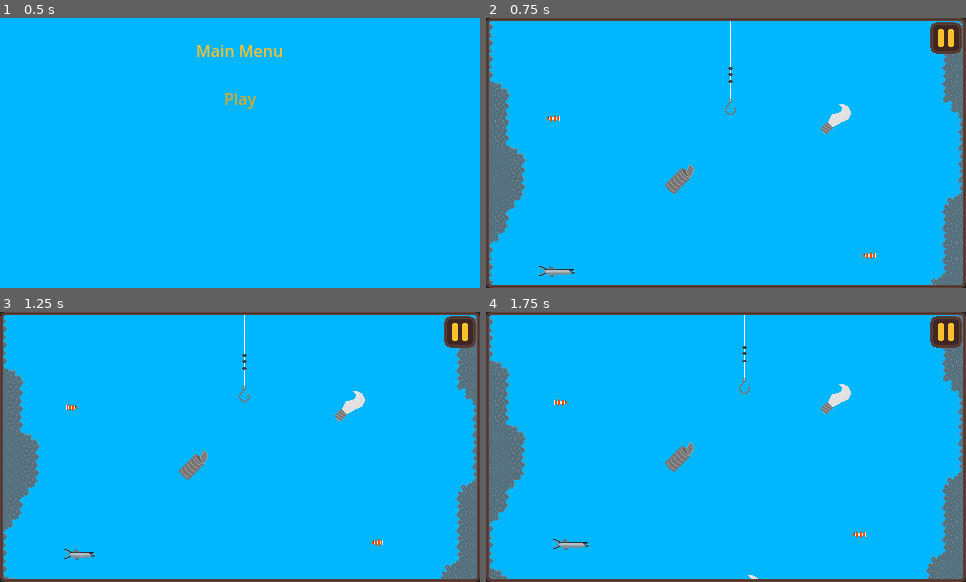
Above: before the commit, frames 1-4 (two rows, left to right).
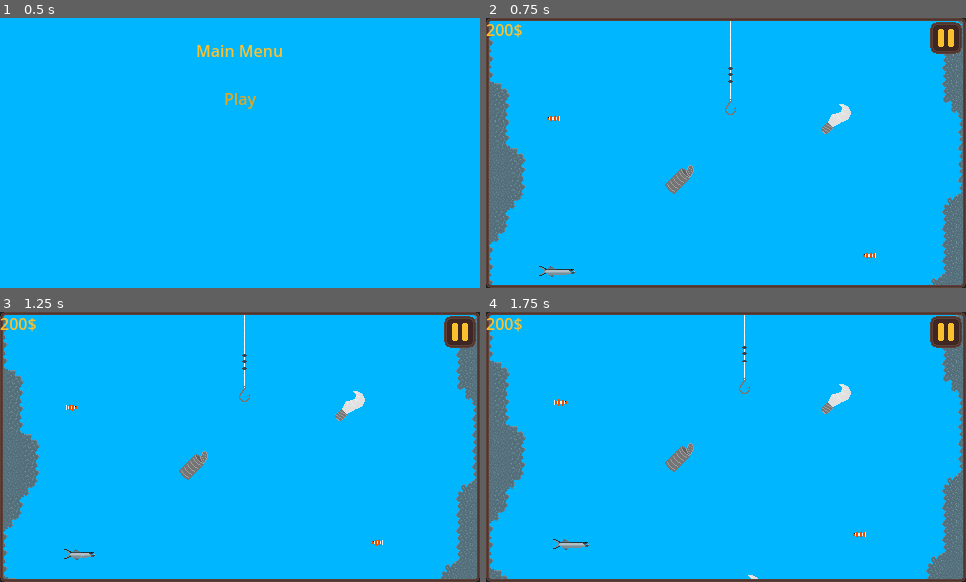
Above: after the commit, the same moments.

Repository: RaddiZeCat/HookLineAndSinkerGodot
Game: Godot game, scene res://Maps/main_menu.tscn
Two runs of this game, one before a commit and one after it. Both use one fixed random seed, a clock stepped at 60 frames per second and the inputs below.
Inputs (mouse positions are in pixels of both pictures, inside the frame that each line leads up to):
- Up to frame 1 (0.5 s): no input
- Up to frame 2 (0.75 s): click "Play" at 0.5 s
- Up to frame 3 (1.25 s): no input
- Up to frame 4 (1.75 s): move the mouse to (831, 433) at 1.27 s; press the mouse at (831, 433) at 1.28 s; hold D (move_right) from 1.28 s (still down)

Frame 1 is identical in both runs. In frame 2, 0.2% of the frame differs, in the area x 0-8%, y 2-8%; in frame 3, 0.2%; in frame 4, 0.2%.

Commit message:
Money & Boat Cost Implemented
Next tell the Player why the 50$ for the boat were taken

Diff:
--- a/Code/ocean_scene.gd
+++ b/Code/ocean_scene.gd
@@ -11,16 +11,24 @@
 @onready var game_over_screen = $"Camera2D/Control/Game Over Menu"
 @onready var shop_menu = $"Camera2D/Control/Shop Menu"
 @onready var fish_caught_screen = $"Camera2D/Control/Fish Caught Menu"
-@onready var fish_cught_text = $"Camera2D/Control/Fish Caught Menu/RichTextLabel"
+@onready var fish_cught_text = $"Camera2D/Control/Fish Caught Menu/VBoxContainer/RichTextLabel2"
 @onready var money_text = $"Camera2D/Control/Fish Caught Menu/VBoxContainer/RichTextLabel2"
+@onready var purse = $"Camera2D/Control/Shop Menu/Shop Purse"
+@onready var ingame_purse = $"Camera2D/Control/Ingame Purse"
+
 
 enum State{SINKING,RISING}
 var state = State.SINKING
 var players
 var fish
+var money
 
 func _ready():
 	SceneSwitcher.reload()
+	money = str(Globals.money)
+	ingame_purse.add_text(money)
+	ingame_purse.add_text("$")
+
 
 func _physics_process(delta):
 	match state:
@@ -49,70 +57,83 @@
 	$Camera2D/Control/ButtonPause.visible = false
 	#use fish to dertermine money gathered and declare fish values here (exmp. clownfish = 10)
 	if fish == "clownfish":
-		Globals.money + 10
+		Globals.money = Globals.money + 10
 		money_text.add_text("and got 10$")
+		print(Globals.money)
 	elif fish == "pyramid":
-		Globals.money + 19
+		Globals.money = Globals.money + 19
 		money_text.add_text("and got 19$")
 	elif fish == "seargant":
-		Globals.money + 24
+		Globals.money = Globals.money + 24
 		money_text.add_text("and got 24$")
 	elif fish == "grubfish":
-		Globals.money + 28
+		Globals.money = Globals.money + 28
 		money_text.add_text("and got 28$")
 	elif fish == "moonfish":
-		Globals.money + 34
+		Globals.money = Globals.money + 34
 		money_text.add_text("and got 34$")
 	elif fish == "birdnosed":
-		Globals.money + 39
+		Globals.money = Globals.money + 39
 		money_text.add_text("and got 39$")
 	elif fish == "triggerfish":
-		Globals.money + 43
+		Globals.money = Globals.money + 43
 		money_text.add_text("and got 43$")
 	elif fish == "lunar":
-		Globals.money + 48
+		Globals.money = Globals.money + 48
 		money_text.add_text("and got 48$")
 	elif fish == "flyingfish":
-		Globals.money + 50
+		Globals.money = Globals.money + 50
 		money_text.add_text("and got 50$")
 	elif fish == "herring":
-		Globals.money + 60
+		Globals.money = Globals.money + 60
 		money_text.add_text("and got 60$")
 	elif fish == "mahi":
-		Globals.money + 72
+		Globals.money = Globals.money + 72
 		money_text.add_text("and got 72$")
 	elif fish == "spearfish":
-		Globals.money + 86
+		Globals.money = Globals.money + 86
 		money_text.add_text("and got 86$")
 	elif fish == "humphead":
-		Globals.money + 98
+		Globals.money = Globals.money + 98
 		money_text.add_text("and got 98$")
 	elif fish == "yellowfin":
-		Globals.money + 109
+		Globals.money = Globals.money + 109
 		money_text.add_text("and got 109$")
 	elif fish == "baracuda":
-		Globals.money + 121
+		Globals.money = Globals.money + 121
 		money_text.add_text("and got 121$")
 	elif fish == "shortfin":
-		Globals.money + 138
+		Globals.money = Globals.money + 138
 		money_text.add_text("and got 138$")
 	elif fish == "gemfish":
-		Globals.money + 146
+		Globals.money = Globals.money + 146
 		money_text.add_text("and got 146$")
 	elif fish == "marlin":
-		Globals.money + 165
+		Globals.money = Globals.money + 165
 		money_text.add_text("and got 165$")
 	elif fish == "tiger":
-		Globals.money + 200
+		Globals.money = Globals.money + 200
 		money_text.add_text("and got 200$")
 	else:
 		print("No fish found. Check if the fish is spelled correctly.")
 	get_tree().paused = true
+	if Globals.boat_owned == false:
+		Globals.money = Globals.money - 50
+	else:
+		pass
+	ingame_purse.visible = false
+
+# show "Your Boat cost 50$ when it did"
 
 func game_over():
 	get_tree().paused = true
+	if Globals.boat_owned == false:
+		Globals.money = Globals.money - 50
+	else:
+		pass
 	game_over_screen.show()
 	$Camera2D/Control/ButtonPause.visible = false
+	ingame_purse.visible = false
 
 # UI Screens after this
 # ingame pause button
@@ -161,12 +182,18 @@
 	$Camera2D/Control/ButtonPause.visible=false
 	game_over_screen.hide()
 	shop_menu.show()
+	money = str(Globals.money)
+	purse.add_text(money)
+	purse.add_text("$")
 
 
 func _on_shop_button_3_pressed():
 	$Camera2D/Control/ButtonPause.visible=false
 	fish_caught_screen.hide()
 	shop_menu.show()
+	money = str(Globals.money)
+	purse.add_text(money)
+	purse.add_text("$")
 
 # buttons from shop
 func _on_button_play_pressed():
--- a/Maps/ocean_scene.tscn
+++ b/Maps/ocean_scene.tscn
@@ -143,6 +143,15 @@
 grow_vertical = 2
 texture = ExtResource("3_05cf3")
 
+[node name="Ingame Purse" type="RichTextLabel" parent="Camera2D/Control"]
+modulate = Color(0.984314, 0.752941, 0.176471, 1)
+layout_mode = 0
+offset_right = 40.0
+offset_bottom = 40.0
+fit_content = true
+scroll_active = false
+autowrap_mode = 0
+
 [node name="ButtonPause" type="Button" parent="Camera2D/Control"]
 layout_mode = 1
 anchors_preset = 1
@@ -371,6 +380,15 @@
 anchor_bottom = 1.0
 grow_horizontal = 2
 grow_vertical = 2
+
+[node name="Shop Purse" type="RichTextLabel" parent="Camera2D/Control/Shop Menu"]
+modulate = Color(0.984314, 0.752941, 0.176471, 1)
+layout_mode = 1
+offset_right = 107.0
+offset_bottom = 23.0
+fit_content = true
+scroll_active = false
+autowrap_mode = 0
 
 [node name="VBoxContainer" type="VBoxContainer" parent="Camera2D/Control/Shop Menu"]
 layout_mode = 1
